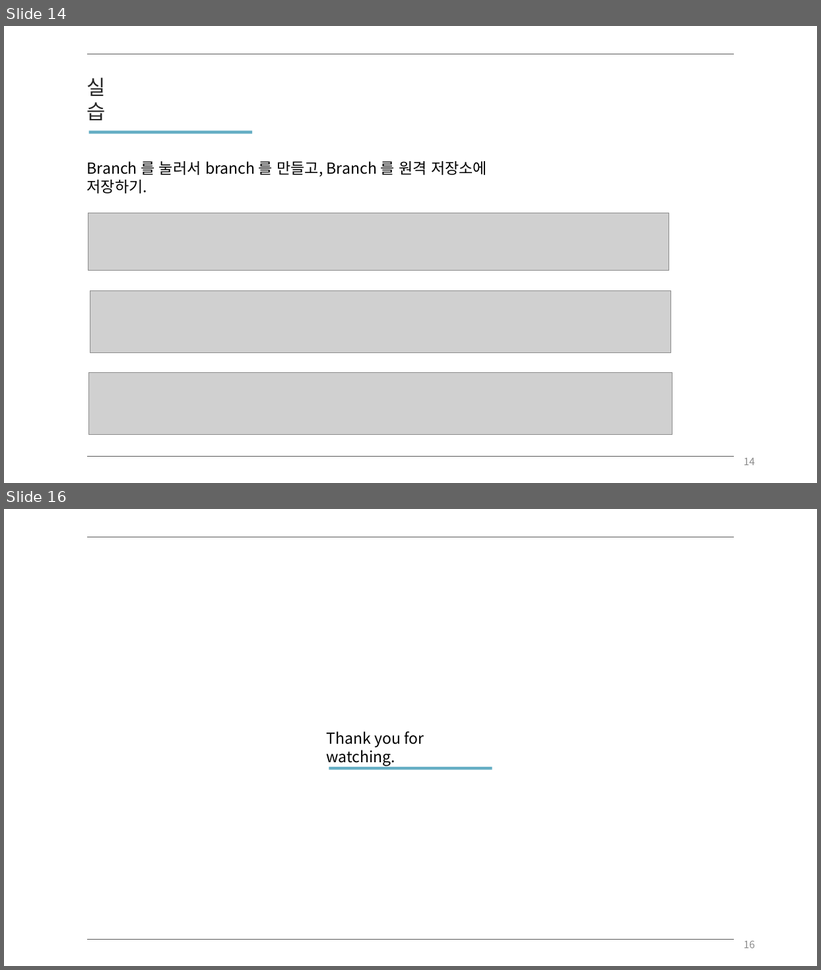
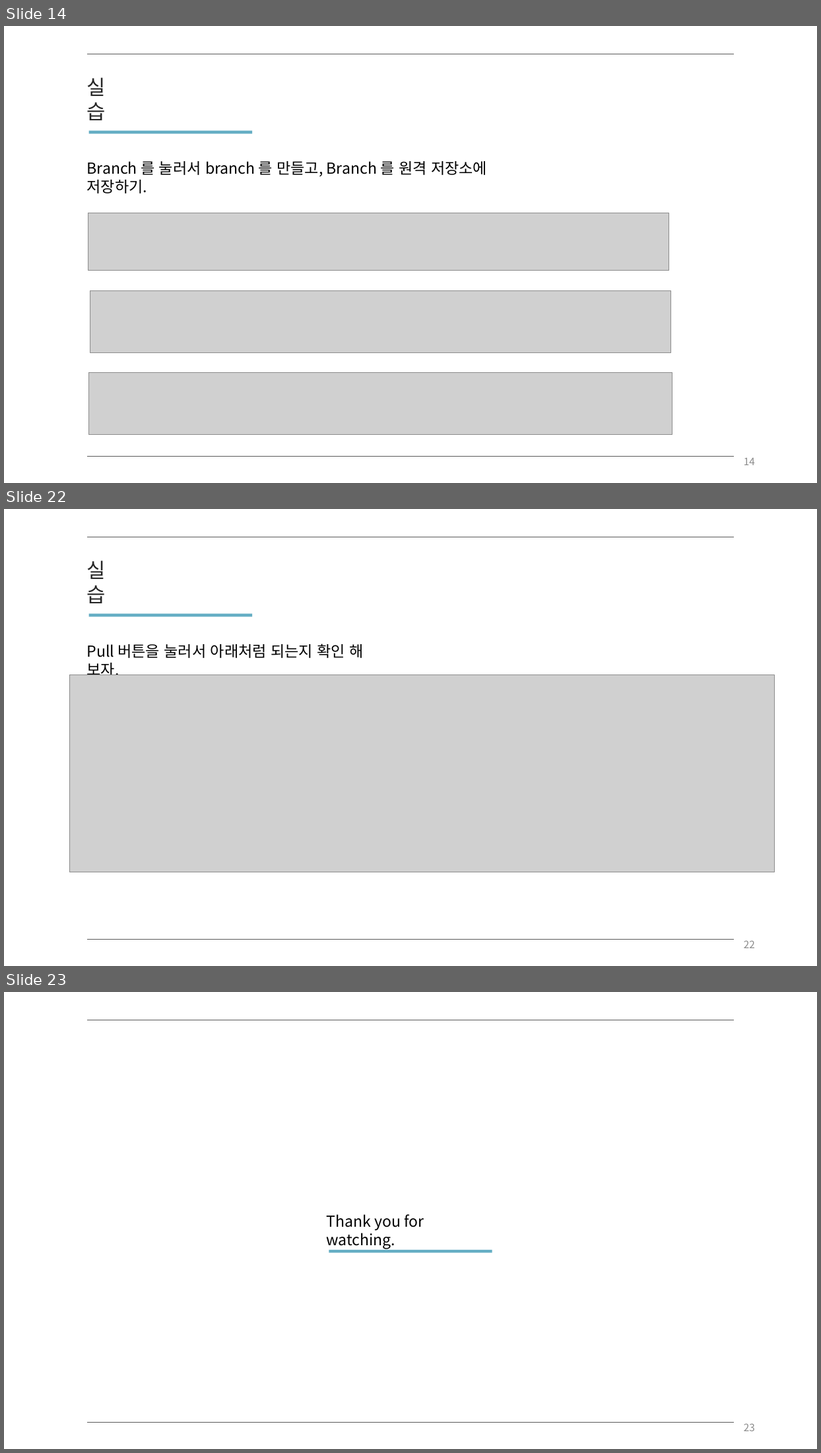
Before and after one commit to DongSang2Mong/study, a slide deck: Github 강의.pptx. Shown one above the other, each under a label of ours: slides 14 and 16 before the commit, slides 14, 22 and 23 after it; the slides between them are not shown. The pictures are 821x970 and 821x1453 pixels, drawn with LibreOffice and Linux fonts; fonts in the diff are those of the drawing; grey boxes stand for pictures. Boxes give left, top, right and bottom in pixels: in the first picture for what was removed or moved away, otherwise in the second. Text is boxed around its words. In the diff, an @@ line names an element or a change of style, - is before the commit and + after.

```diff
--- a/Github 강의.pptx
+++ b/Github 강의.pptx
@@ slide 22 added at (4,509,817,966), background #FFFFFF @@
@@ line added from (87, 537) to (734, 537), #595959 0.5 pt @@
@@ text added at (87,560,106,603), 24 pt, text #262626 @@
+실습
@@ rectangle added at (88,614,252,617), fill #65AEC4 @@
@@ text added at (87,644,364,679), 18 pt, text #000000 @@
+Pull 버튼을 눌러서 아래처럼 되는지 확인 해 보자.
@@ picture added at (69,675,774,873) @@
@@ line added from (87, 940) to (734, 940), #595959 0.5 pt @@
@@ page number added at (744,941,755,949), 12 pt, text #8C8C8C @@
+22
@@ what was slide 16 is now slide 23 @@
@@ page number at (744,1424,755,1432): text changed @@
-16
+23
```
Also in this commit, not shown: 7 other slides added, 1 slide removed, 1 other file.
